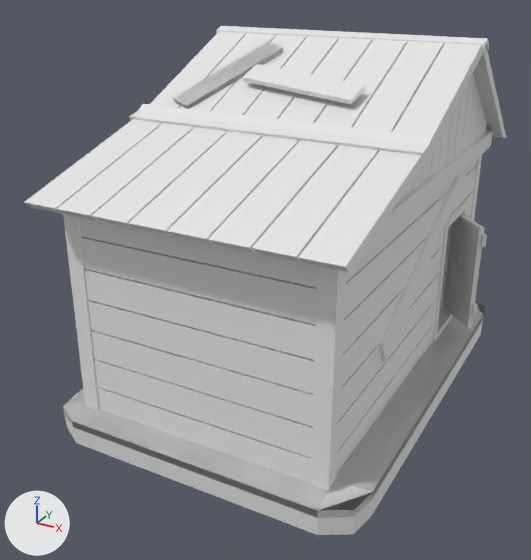
Before and after pictures for a commit that changed the Blender file IvanWorkFolder/дом 3.blend.
Camera for both pictures: a camera (50 mm lens) standing at (7.84, -16.28, 10.15) and looking at (-0.54, -1.04, 2.53). The axes (+X, +Y, +Z) are drawn at lower left. The lights are the same throughout.
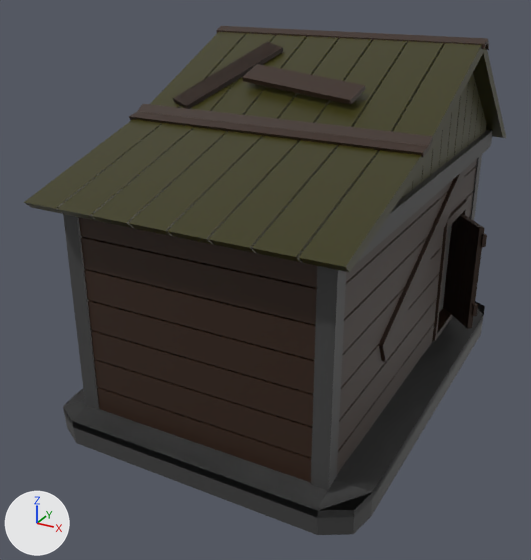
Boxes [x1, y1, x2, y2] around the edits, measured in the pictures (531 x 560 px):
'Cube.001', recoloured (grey to brown): [79, 217, 317, 483] in both
'Plane', recoloured (grey to black): [63, 301, 485, 535] in both
'Cube.002', recoloured (grey to black): [337, 159, 477, 474] in both
'Cube', recoloured (grey to black): [63, 155, 482, 491] in both
'Cube.006', recoloured (white to grey): [129, 104, 433, 157] in both
'Cube.014', recoloured (grey to black): [443, 214, 484, 329] in both
'Cube.003', recoloured: [104, 130, 492, 265] in both
'Cube.015', recoloured (grey to black): [378, 170, 465, 362] in both
'Cube.008', recoloured (white to brown): [242, 64, 365, 104] in both
'Cube.004', recoloured (grey to black): [173, 41, 283, 109] in both
'Cube.005', recoloured (white to grey): [217, 26, 489, 50] in both
'Доска', recoloured (grey to black): [454, 73, 486, 157] in both
'Доска.001', recoloured: [412, 98, 460, 190] in both
'Cube.013', recoloured (grey to black): [432, 200, 468, 342] in both
'Cube.021', added: after [439, 224, 452, 312]
part 1 of me_plane_001, recoloured (white to yellow): [24, 32, 506, 272] in both
'Cube.007', unchanged, covered by the edit: before [173, 41, 283, 109]

The edits, one by one:
Material 'DARKwOOD' (mat_darkwood) is new.
Its base color is (0.0272, 0.0118, 0.0052) (brown #2e1c10).
Material 'WOOD' (mat_wood) is new.
Its base color is (0.0311, 0.0129, 0.00557) (brown #311e11).
Material 'ROOF' (mat_roof) is new.
Its base color is (0.0352, 0.0324, 0.0) (dark yellow #353200).
Its roughness is 0.4.
Material 'STONE' (mat_stone) is new.
Its base color is (0.0522, 0.0522, 0.0522) (black #414141).
Material 'BLACK' (mat_black) is new.
Its base color is (0.0, 0.0, 0.0) (black #000000).
me_cube_001 has 8 vertices, 6 faces and spans x -16.04..-14.04, y -26.07..-24.07, z 0.0..2.0.
me_cube_001 now uses material mat_stone (black #414141).
me_cube_002 has 8 vertices, 6 faces and spans x -1.0..1.0, y -32.0..-30.0, z 0.14..0.86.
me_cube_002 now uses material mat_wood (brown #311e11).
me_cube_003 has 176 vertices, 126 faces and spans x -1.7..1.7, y -19.6..19.6, z 0.1..5.4.
me_cube_003 now uses material mat_wood (brown #311e11).
me_plane has 60 vertices, 56 faces and spans x -1.37..1.37, y -14.92..0.0, z -0.54..0.34.
me_plane now uses material mat_stone (black #414141).
me_cube_004 has 40 vertices, 38 faces and spans x -17.2..17.2, y -26.8..0.0, z -0.2..0.0.
me_cube_004 now uses material mat_stone (black #414141).
me_plane_001 has 16 vertices, 14 faces and spans x 0.91..1.19, y -6.23..6.6, z -0.41..2.72.
me_plane_001 is used by ob_plane_001; location (0.0, -0.16, 5.68); scale (3.08, 0.937, 1.0).
me_plane_001 part 1: 14 faces spanning x 0.91..1.19, y -6.23..6.6, z -0.41..2.72 switch from no material to mat_roof (dark yellow #353200).
me_cube_006 has 8 vertices, 6 faces and spans x -1.0..1.0, y -1.0..1.0, z -1.0..1.0.
me_cube_006 now uses material mat_wood (brown #311e11).
me_cube_007 has 40 vertices, 30 faces and spans x -9.4..1.0, y -1.0..6.52, z -1.0..1.0.
me_cube_007 now uses material mat_roof (dark yellow #353200).
me_cube_008 has 40 vertices, 30 faces and spans x -9.4..1.0, y -1.0..6.33, z -1.0..1.0.
me_cube_008 now uses material mat_roof (dark yellow #353200).
me_cube_013 has 12 vertices, 10 faces and spans x -0.78..0.75, y -0.96..0.96, z -2.34..2.54.
me_cube_013 now uses material mat_wood (brown #311e11).
me_cube_014 has 12 vertices, 10 faces and spans x -0.89..1.06, y -1.0..1.0, z -3.12..0.28.
me_cube_014 now uses material mat_wood (brown #311e11).
me_cube_016 has 8 vertices, 6 faces and spans x -1.0..1.0, y -1.0..1.0, z -1.0..1.0.
me_cube_016 now uses material mat_wood (brown #311e11).
me_cube_021 has 16 vertices, 16 faces and spans x -1.0..1.0, y -1.0..1.0, z -1.0..1.0.
me_cube_021 now uses material mat_darkwood (brown #2e1c10).
me_cube_022 has 8 vertices, 6 faces and spans x -0.75..0.75, y 0.66..1.0, z -1.0..1.0.
me_cube_022 now uses material mat_darkwood (brown #2e1c10).
me_cube_023 has 8 vertices, 6 faces and spans x -1.0..1.0, y -1.0..1.0, z -1.0..1.0.
me_cube_023 now uses material mat_darkwood (brown #2e1c10).
Mesh me_cube is new.
It is a box spanning x -1.0..1.0, y -1.0..1.0, z -1.0..1.0.
It uses material mat_black (black #000000).
Object 'Cube.021' (ob_cube_021) is new; it shows me_cube.
Its location is (1.89, 2.78, 2.06).
Its scale is (1.0, 1.0, -1.74).
